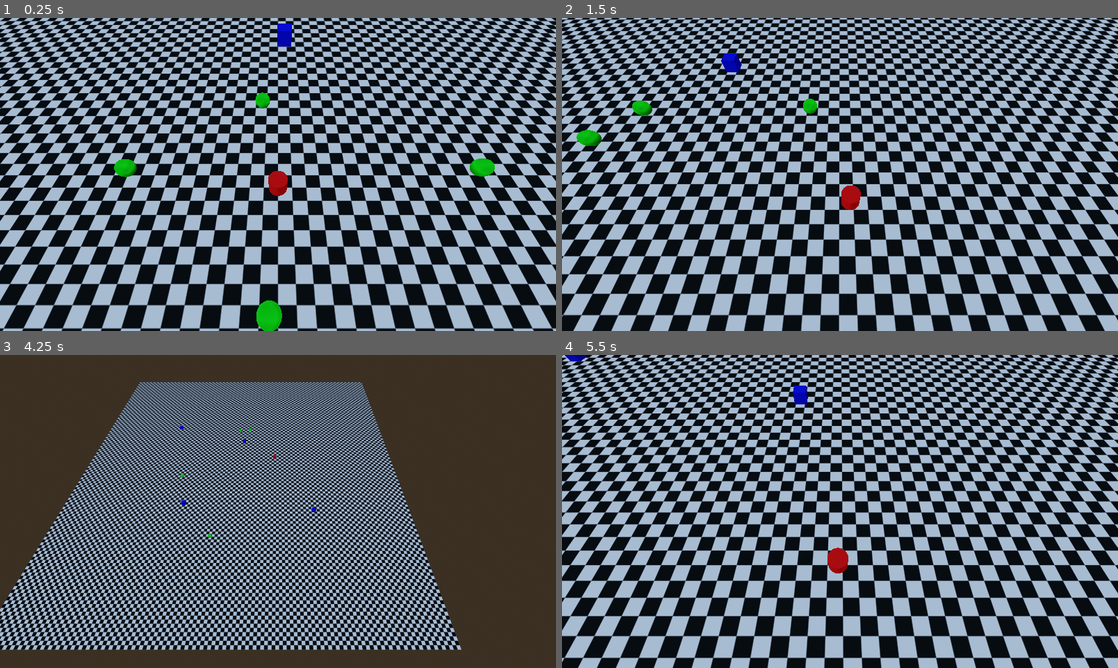
Above: before the commit, frames 1-4 (two rows, left to right).
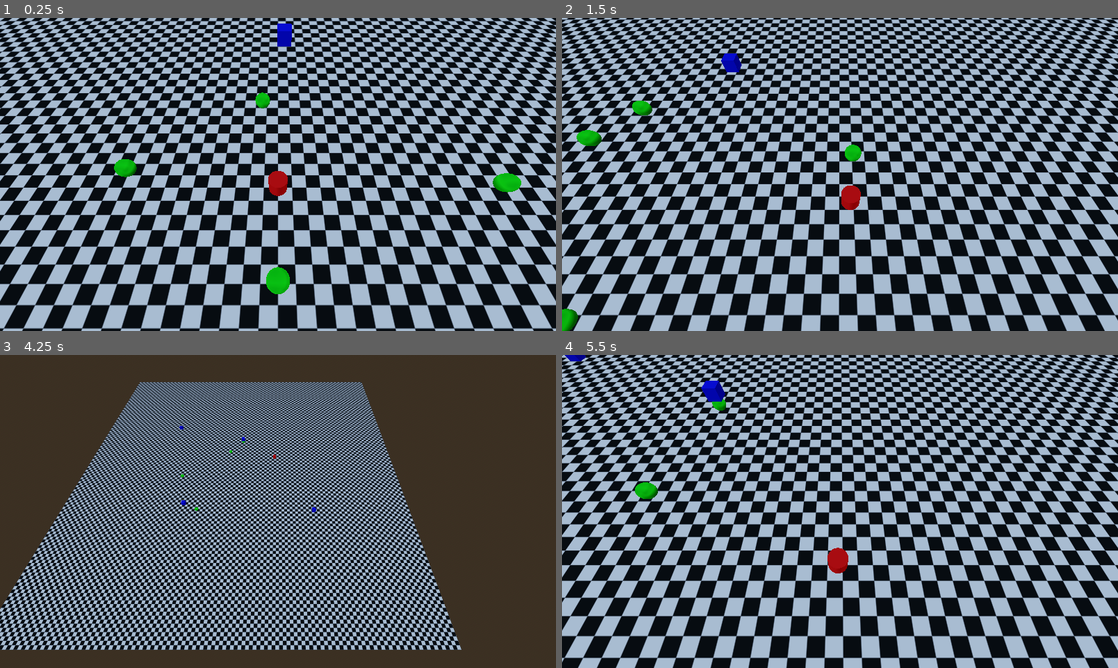
Above: after the commit, the same moments.

Repository: 0rbios/Haunted-Housekeeping
Game: Godot game, scene res://Temp/debug.tscn
Two runs of this game, one before a commit and one after it. Both use one fixed random seed, a clock stepped at 60 frames per second and the inputs below.
Inputs:
- Up to frame 1 (0.25 s): no input
- Up to frame 2 (1.5 s): hold D (Right) 0.53-1.28 s; tap Space (Dash) at 0.6 s; hold S (Down) from 1.28 s (still down); tap E (Interact) at 1.35 s
- Up to frame 3 (4.25 s): release S (Down) at 2.03 s; hold D (Right) 2.03-2.78 s; tap / (SwitchCam) at 2.1 s; hold W (Up) 2.78-3.53 s; tap Space (Dash) at 2.85 s; hold A (Left) from 3.53 s (still down); tap E (Interact) at 3.6 s
- Up to frame 4 (5.5 s): tap / (SwitchCam) at 4.35 s; release A (Left) at 5.03 s; hold S (Down) from 5.03 s (still down); tap Space (Dash) at 5.1 s

The runs differ from the first frame. In frame 1, 1.1% of the frame differs, in the area x 46-94%, y 44-100%; in frame 2, 0.4%; in frame 3, less than 0.1%; in frame 4, 0.6%.

Commit message:
Final Touches

Diff:
--- a/Objects/Ghost/Scripts/ghost.gd
+++ b/Objects/Ghost/Scripts/ghost.gd
@@ -27,11 +27,10 @@
 		carryingNode.position = Vector3(self.position.x, self.position.y + 1, self.position.z)
 
 func _choose_action():
-	match rng.randi_range(0, 3):
+	match rng.randi_range(0, 2):
 		0: _move_to(_generate_random_pos(-50, 50, -50, 50), "cont")
 		1: $"Rest Timer".start()
 		2: _pickup()
-		3: _pickup()
 
 func _generate_random_pos(minX, maxX, minZ, maxZ):
 	return Vector3(rng.randf_range(minX, maxX), 0.6, rng.randf_range(minZ,maxZ))
